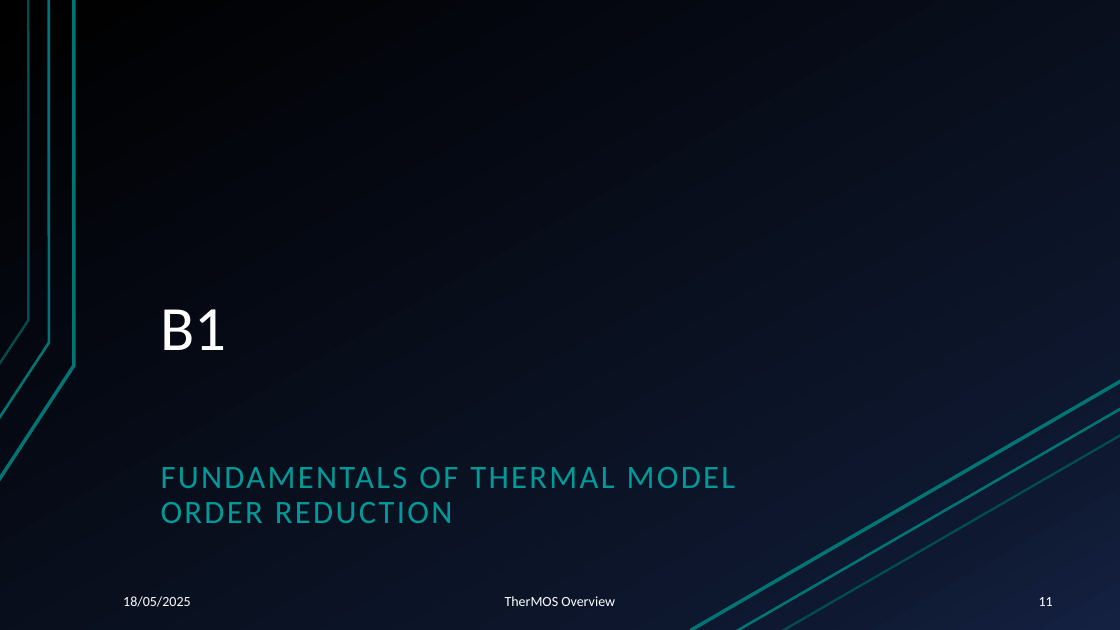
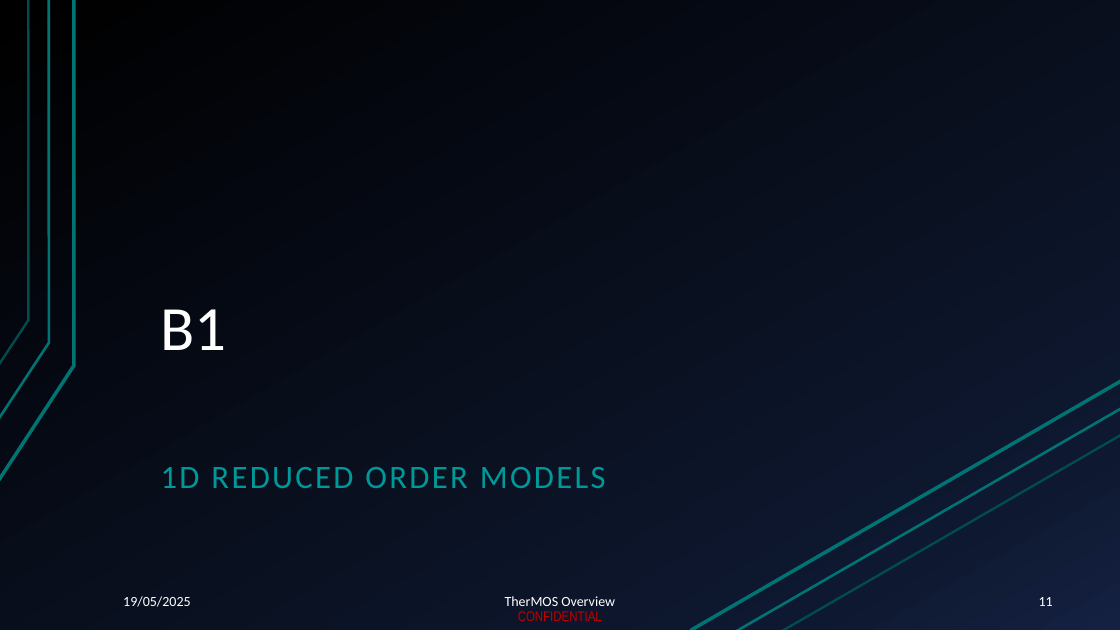
Before and after one commit to pascme05/TherMOS, a slide deck: slide 11 of docu/ppt/PR_250515_Thermos_Tutorial.pptx. Drawn at 1120x630 pixels with LibreOffice and Linux fonts; fonts in the diff are those of the drawing. Boxes give left, top, right and bottom in pixels: in the first picture for what was removed or moved away, otherwise in the second. Text is boxed around its words. In the diff, an @@ line names an element or a change of style, - is before the commit and + after.

```diff
--- a/docu/ppt/PR_250515_Thermos_Tutorial.pptx
+++ b/docu/ppt/PR_250515_Thermos_Tutorial.pptx
@@ text at (161,467,606,488): text changed @@
-FUNDAMENTALS OF THERMAL MODEL ORDER REDUCTION
+1D REDUCED ORDER MODELS
@@ text at (123,596,190,607): text changed @@
-18/05/2025
+19/05/2025
@@ text added at (518,611,602,621), 12 pt, text #C00000 @@
+CONFIDENTIAL
```
Also in this commit, not shown: 44 other slides changed, 8 slides added.
